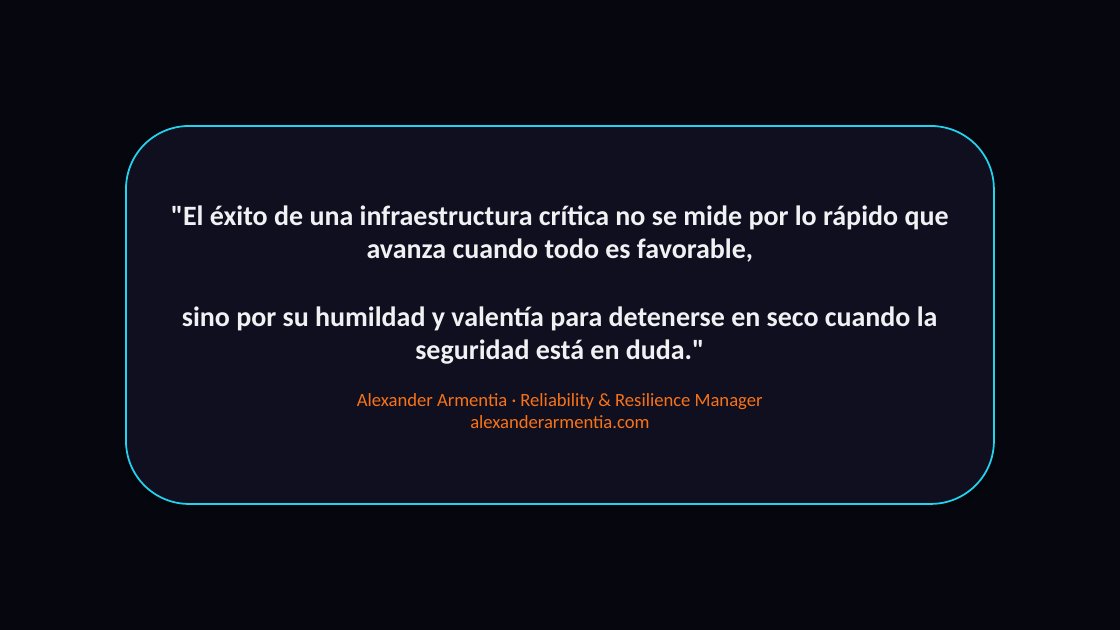
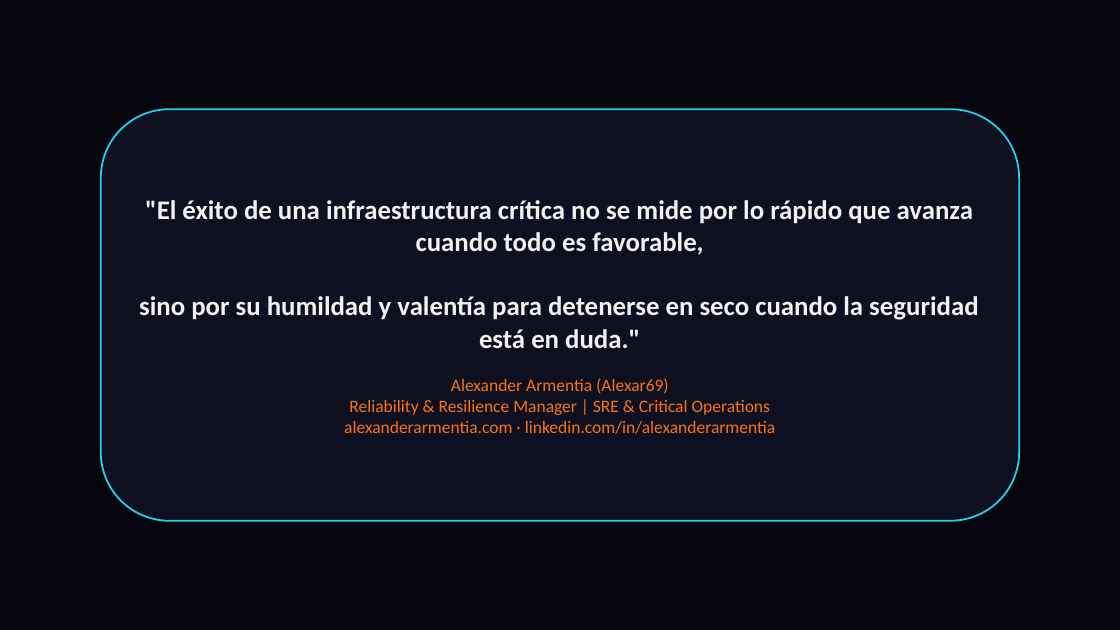
Before and after one commit to alexar69-pixel/alexar69-pixel.github.io, a slide deck: slide 9 of presentacion-reliability-resiliencia-adamuz-urda.pptx (slide 8 before the commit). Drawn at 1120x630 pixels with LibreOffice and Linux fonts; fonts in the diff are those of the drawing. Boxes give left, top, right and bottom in pixels: in the first picture for what was removed or moved away, otherwise in the second. Text is boxed around its words. In the diff, an @@ line names an element or a change of style, - is before the commit and + after.

```diff
--- a/presentacion-reliability-resiliencia-adamuz-urda.pptx
+++ b/presentacion-reliability-resiliencia-adamuz-urda.pptx
@@ rounded rectangle ""El éxito de una infraestructura ...": place and size @@
-rounded rectangle ""El éxito de una infraestructura ..." at [126, 126, 994, 504]
+rounded rectangle ""El éxito de una infraestructura ..." at [101, 109, 1019, 521]
@@ rounded rectangle ""El éxito de una infraestructura ..." at [101, 109, 1019, 521]: fill #0F0F20 to #0F0F22 @@
@@ text in rounded rectangle at [139, 200, 978, 349]: size 24 to 23 pt in ""El éxito de una infraestructura crítica no ..." @@
@@ text in rounded rectangle at [344, 378, 775, 434]: text changed; size 16 to 15 pt @@
-Alexander Armentia · Reliability & Resilience Manager
-alexanderarmentia.com
+Alexander Armentia (Alexar69)
+Reliability & Resilience Manager | SRE & Critical Operations
+alexanderarmentia.com · linkedin.com/in/alexanderarmentia
```
Also in this commit, not shown: 1 other slide changed, 7 slides added, 6 slides removed, 12 other files.
